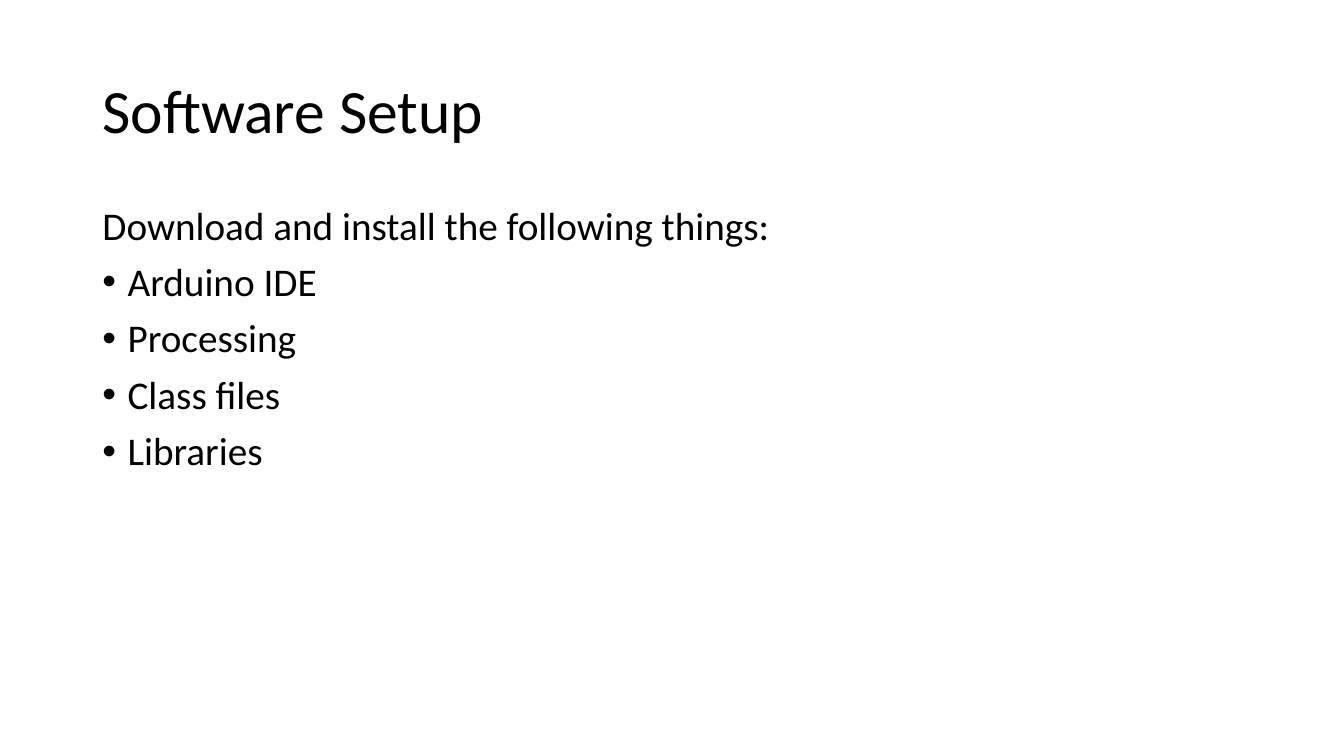
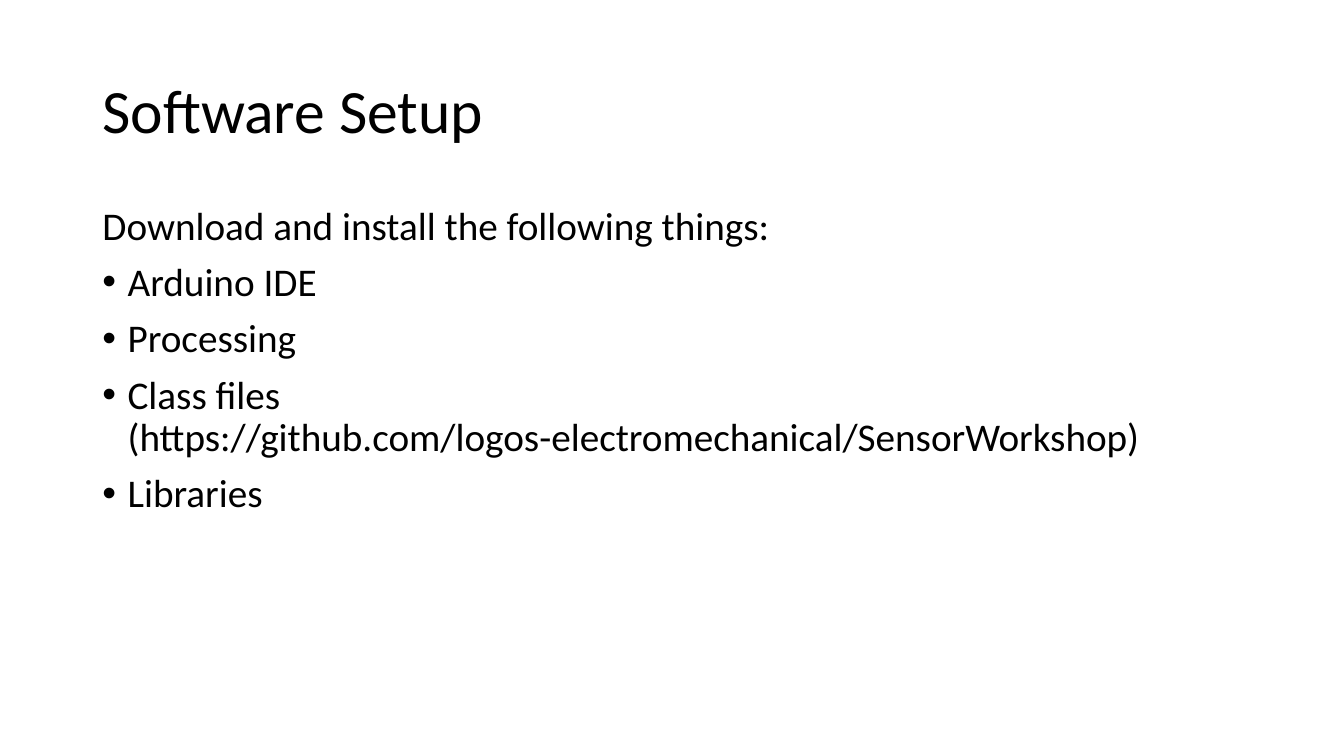
Before and after one commit to logos-electromechanical/SensorWorkshop, a slide deck: slide 3 of presentation/Mobile Sensors Workshop, Part 1.pptx. Drawn at 1344x756 pixels with LibreOffice and Linux fonts; fonts in the diff are those of the drawing. Boxes give left, top, right and bottom in pixels: in the first picture for what was removed or moved away, otherwise in the second. Text is boxed around its words. In the diff, an @@ line names an element or a change of style, - is before the commit and + after.

```diff
--- a/presentation/Mobile Sensors Workshop, Part 1.pptx
+++ b/presentation/Mobile Sensors Workshop, Part 1.pptx
@@ text at [128, 381, 1139, 458]: text changed @@
-• Class files
+• Class files (https://github.com/logos-electromechanical/SensorWorkshop)
```
Also in this commit, not shown: 4 other files.
